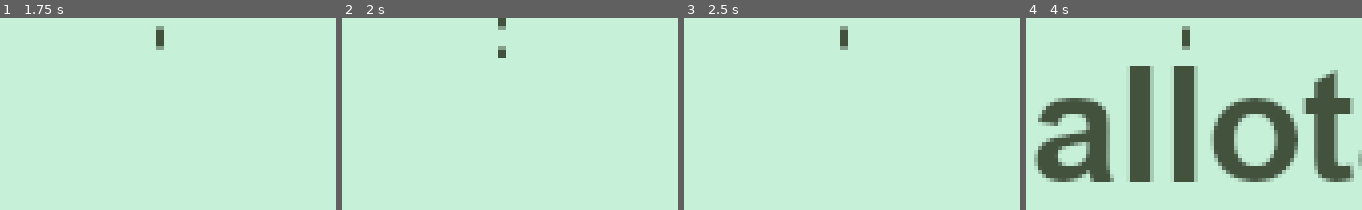
Above: before the commit, frames 1-4 (left to right).
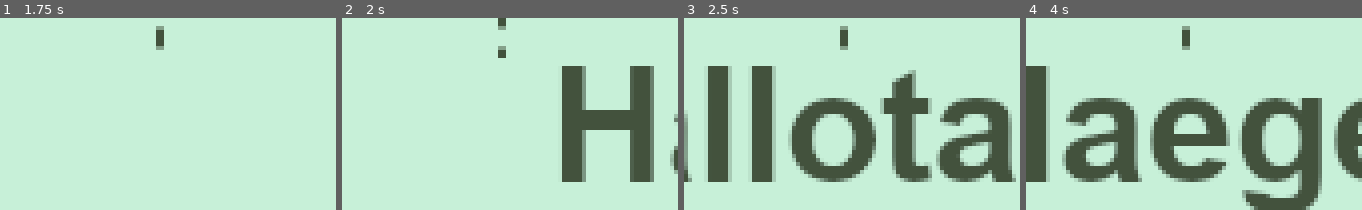
Above: after the commit, the same moments.

Repository: TakacsArtur/CinoRitmo
Game: Godot game, scene res://01/01_01.tscn
The game is run twice, just before and just after one commit, with the same random seed, the same clock (stepped at 60 frames per second) and the same inputs.
Inputs:
- Up to frame 1 (1.75 s): hold Space (strum, bound only after the commit) 0.53-1.28 s; tap W (toprow, bound only after the commit) at 0.8, 1.35 s; tap Space (strum, bound only after the commit) at 1.55 s
- Up to frame 2 (2 s): no input
- Up to frame 3 (2.5 s): hold Space (strum, bound only after the commit) from 2.03 s (still down); tap W (toprow, bound only after the commit) at 2.3 s
- Up to frame 4 (4 s): release Space (strum, bound only after the commit) at 2.78 s; tap W (toprow, bound only after the commit) at 2.85, 3.8 s; tap Space (strum, bound only after the commit) at 3.05 s; hold Space (strum, bound only after the commit) from 3.53 s (still down)

Frame 1 is identical in both runs. In frame 2, 10% of the frame differs, in the area x 65-100%, y 25-86%; in frame 3, 28%; in frame 4, 41%, in the area x 0-100%, y 25-100%.

Commit message:
minumum viablle product :D Finna ship this heap m8 fakin ell

Diff:
--- a/cinoritmo/01/01_01.tscn
+++ b/cinoritmo/01/01_01.tscn
@@ -377,3 +377,5 @@
 
 [connection signal="body_entered" from="StartArea" to="CharacterBody2D" method="_on_start_area_body_entered"]
 [connection signal="body_entered" from="EndArea" to="CharacterBody2D" method="_on_end_area_body_entered"]
+[connection signal="body_entered" from="topRow" to="CharacterBody2D" method="_on_top_row_body_entered"]
+[connection signal="body_exited" from="topRow" to="CharacterBody2D" method="_on_top_row_body_exited"]
--- a/cinoritmo/01/player_contrrol.gd
+++ b/cinoritmo/01/player_contrrol.gd
@@ -1,15 +1,38 @@
 extends CharacterBody2D
-var velocityy = 120
+var curentVelocity = 200
+var score = 0
+var inside = false
+var intopRow = false
 
 func _physics_process(delta: float) -> void:
 	#going right 'ere
-	velocity.x = velocityy
+	velocity.x = curentVelocity
 	move_and_slide()
 
 func _on_end_area_body_entered(body: Node2D) -> void:
-	print("Exited") # Replace with function body.
-
+	curentVelocity = 0
 
 func _on_start_area_body_entered(body: Node2D) -> void:
 	print("Entered")
-	velocityy = 60
+	curentVelocity = 60
+
+func _on_top_row_body_entered(body: Node2D) -> void:
+	intopRow = true
+	print("EnteredTopRow")
+func _on_top_row_body_exited(body: Node2D) -> void:
+	intopRow = false
+	print("ExitedTopRow")
+
+func _process(delta: float) -> void:
+	if intopRow:
+		if Input.is_action_pressed("toprow"):
+			if Input.is_action_pressed("strum"):
+				print("moreinfo")
+				increaseScore()
+
+func faultyPlay() -> void:
+	pass
+
+func increaseScore() -> void:
+	score += 100
+	print(score)
--- a/cinoritmo/project.godot
+++ b/cinoritmo/project.godot
@@ -21,3 +21,26 @@
 window/size/viewport_height=48
 window/stretch/mode="viewport"
 window/stretch/scale_mode="integer"
+
+[input]
+
+strum={
+"deadzone": 0.5,
+"events": [Object(InputEventKey,"resource_local_to_scene":false,"resource_name":"","device":-1,"window_id":0,"alt_pressed":false,"shift_pressed":false,"ctrl_pressed":false,"meta_pressed":false,"pressed":false,"keycode":0,"physical_keycode":32,"key_label":0,"unicode":32,"location":0,"echo":false,"script":null)
+]
+}
+toprow={
+"deadzone": 0.5,
+"events": [Object(InputEventKey,"resource_local_to_scene":false,"resource_name":"","device":-1,"window_id":0,"alt_pressed":false,"shift_pressed":false,"ctrl_pressed":false,"meta_pressed":false,"pressed":false,"keycode":0,"physical_keycode":87,"key_label":0,"unicode":119,"location":0,"echo":false,"script":null)
+]
+}
+midrow={
+"deadzone": 0.5,
+"events": [Object(InputEventKey,"resource_local_to_scene":false,"resource_name":"","device":-1,"window_id":0,"alt_pressed":false,"shift_pressed":false,"ctrl_pressed":false,"meta_pressed":false,"pressed":false,"keycode":0,"physical_keycode":83,"key_label":0,"unicode":115,"location":0,"echo":false,"script":null)
+]
+}
+botrow={
+"deadzone": 0.5,
+"events": [Object(InputEventKey,"resource_local_to_scene":false,"resource_name":"","device":-1,"window_id":0,"alt_pressed":false,"shift_pressed":false,"ctrl_pressed":false,"meta_pressed":false,"pressed":false,"keycode":0,"physical_keycode":88,"key_label":0,"unicode":120,"location":0,"echo":false,"script":null)
+]
+}
